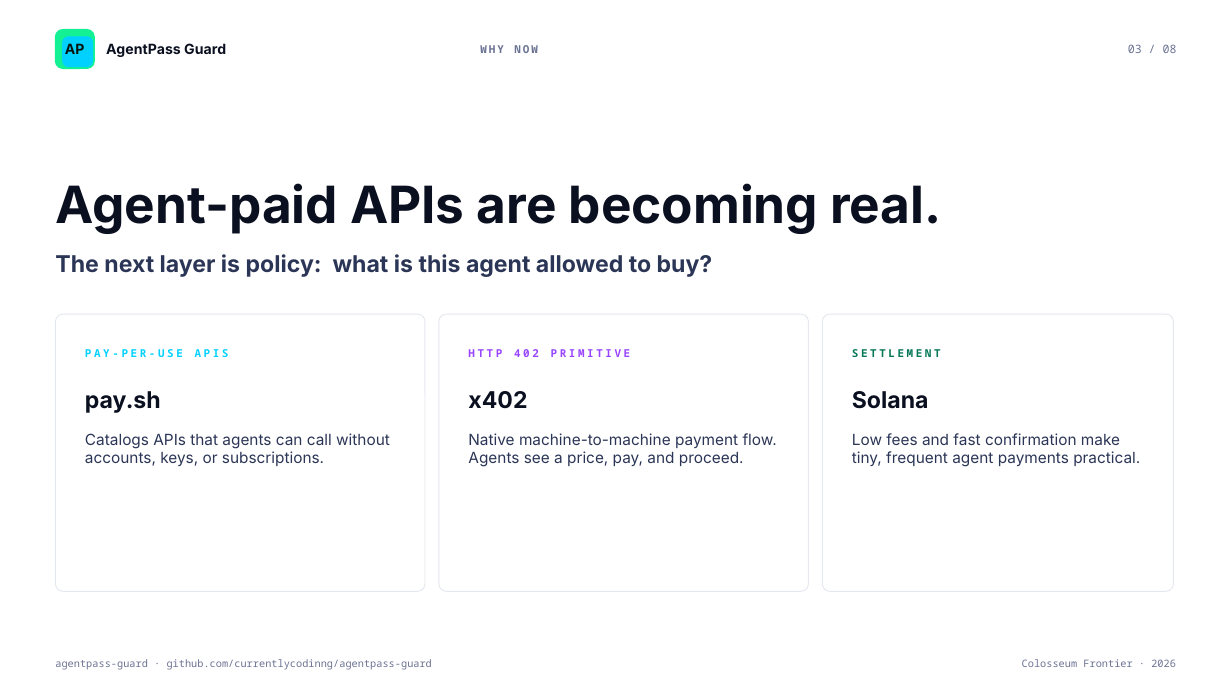
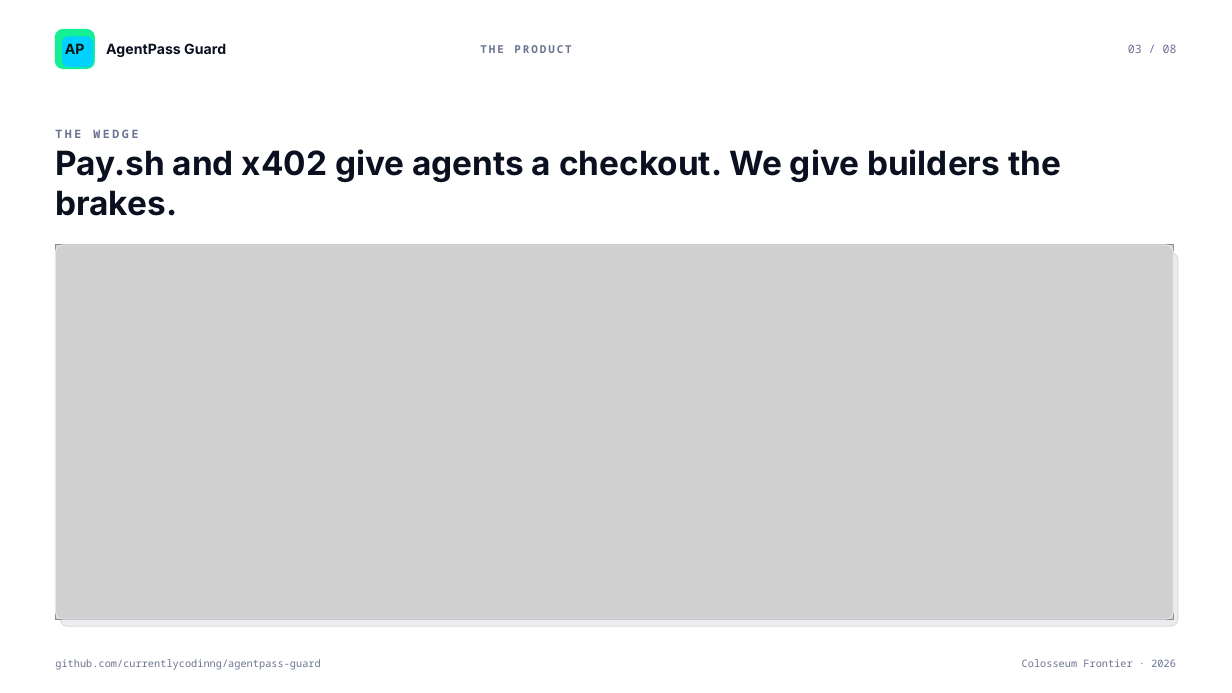
Before and after one commit to currentlycodinng/agentpass-guard, a slide deck: slide 3 of deliverables/agentpass-guard-frontier-deck.pptx. Drawn at 1232x693 pixels with LibreOffice and Linux fonts; fonts in the diff are those of the drawing; grey boxes stand for pictures. Boxes give left, top, right and bottom in pixels: in the first picture for what was removed or moved away, otherwise in the second. Text is boxed around its words. In the diff, an @@ line names an element or a change of style, - is before the commit and + after.

```diff
--- a/deliverables/agentpass-guard-frontier-deck.pptx
+++ b/deliverables/agentpass-guard-frontier-deck.pptx
@@ text at <box>480,45,571,53</box>: text changed @@
-WHY NOW
+THE PRODUCT
@@ text at <box>55,149,1061,216</box>: text changed; size 18 to 26 pt; text colour #2B3556 to #0B1020 @@
-The next layer is policy: what is this agent allowed to buy?
+Pay.sh and x402 give agents a checkout. We give builders the brakes.
@@ text at <box>55,129,138,138</box>: text changed; size 40 to 9 pt; font Inter to Noto Sans Mono; text colour #0B1020 to #6B7393 @@
-Agent-paid APIs are becoming real.
+THE WEDGE
@@ rounded rectangle: place and size @@
-rounded rectangle at <box>439,314,809,592</box>
+rounded rectangle at <box>55,245,1174,619</box>
@@ rounded rectangle at <box>55,245,1174,619</box>: fill #FFFFFF to none; proportions changed @@
@@ picture added at <box>55,245,1174,619</box> @@
@@ rounded rectangle: place and size @@
-rounded rectangle at <box>55,314,425,592</box>
+rounded rectangle at <box>60,252,1178,627</box>
@@ rounded rectangle at <box>60,252,1178,627</box>: fill #FFFFFF to #0B1020 at 8% opacity; outline #E6E8F0 0.75 pt to #0B1020 1 pt; proportions changed @@
@@ rounded rectangle removed at <box>823,314,1174,592</box> @@
@@ text removed at <box>85,349,229,357</box> @@
-PAY-PER-USE APIS
@@ text removed at <box>468,349,631,357</box> @@
-HTTP 402 PRIMITIVE
@@ text removed at <box>852,349,941,357</box> @@
-SETTLEMENT
@@ text removed at <box>85,391,161,413</box> @@
-pay.sh
@@ text removed at <box>468,391,527,409</box> @@
-x402
@@ text removed at <box>852,391,929,409</box> @@
-Solana
@@ text removed at <box>85,433,390,466</box> @@
-Catalogs APIs that agents can call without accounts, keys, or subscriptions.
@@ text removed at <box>468,433,777,467</box> @@
-Native machine-to-machine payment flow. Agents see a price, pay, and proceed.
@@ text removed at <box>852,433,1140,467</box> @@
-Low fees and fast confirmation make tiny, frequent agent payments practical.
@@ text at <box>55,659,320,670</box>: text changed @@
-agentpass-guard · github.com/currentlycodinng/agentpass-guard
+github.com/currentlycodinng/agentpass-guard
```
Also in this commit, not shown: 6 other slides changed, 1 slide added, 1 slide removed, 15 other files.
